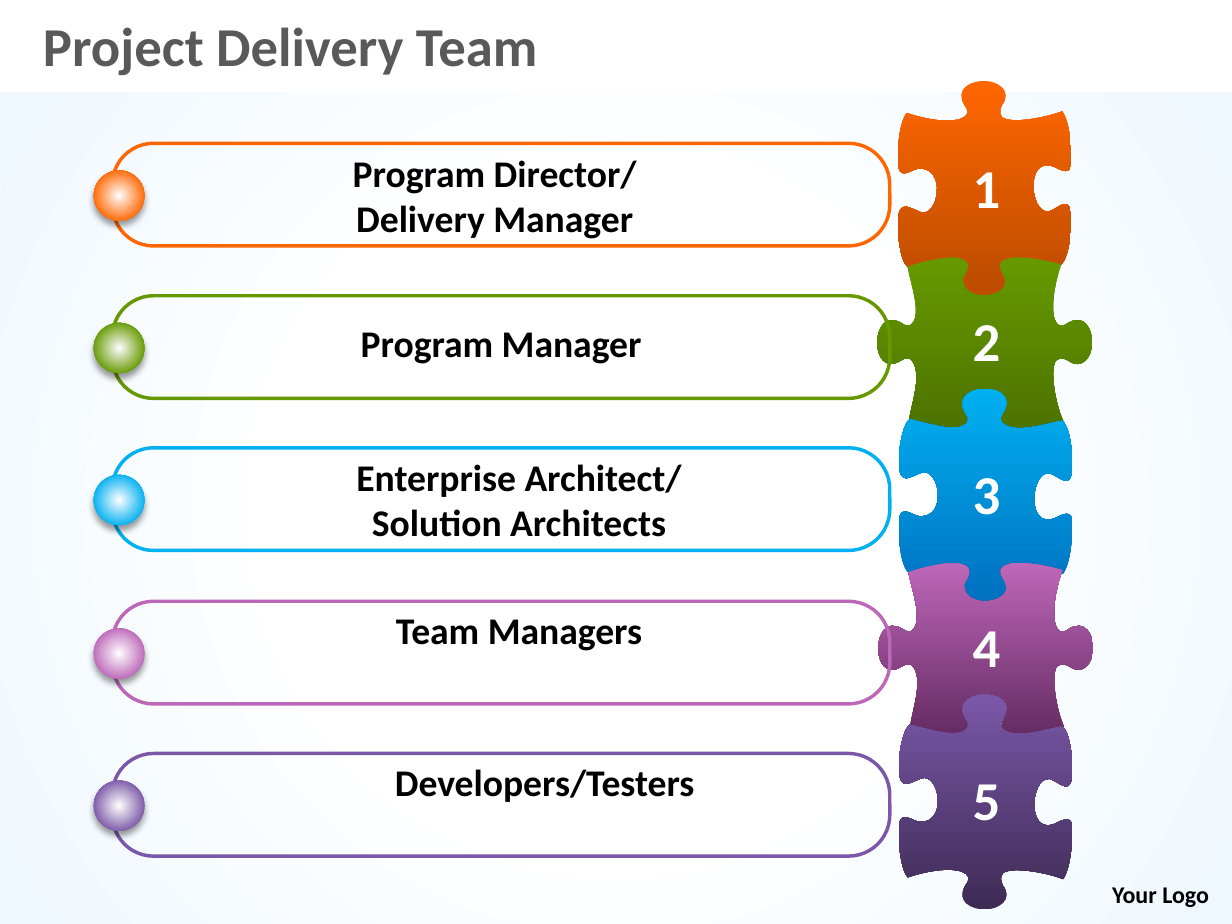
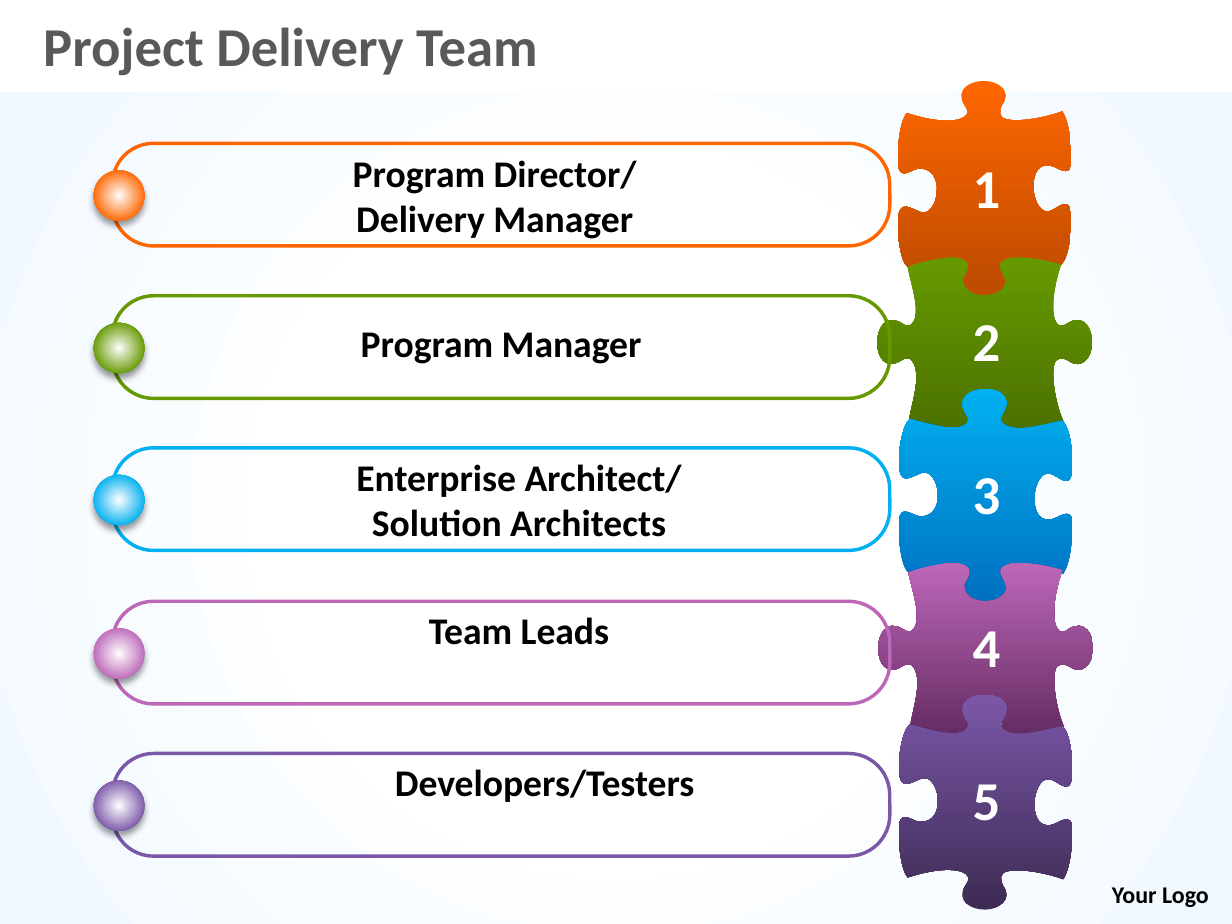
Before and after one commit to karthik5422/Multi_Modal_PDF_Chat, a slide deck: slide 1 of Project Delivery.pptx. Drawn at 1232x924 pixels with LibreOffice and Linux fonts; fonts in the diff are those of the drawing. Boxes give left, top, right and bottom in pixels: in the first picture for what was removed or moved away, otherwise in the second. Text is boxed around its words. In the diff, an @@ line names an element or a change of style, - is before the commit and + after.

```diff
--- a/Project Delivery.pptx
+++ b/Project Delivery.pptx
@@ freeform shape at box(878, 563, 1094, 734): fill gradient #662C63 to #BD67B9 to gradient #652C63 to #BD67B9 @@
@@ rounded rectangle at box(112, 601, 890, 703): outline #FFFFFF 2 pt to #BD67B9 2 pt @@
@@ text at box(429, 617, 609, 645): text changed @@
-Team Managers
+Team Leads
@@ freeform shape at box(898, 695, 1072, 910): fill gradient #3E2C54 to #7B57A8 to gradient #3D2B54 to #7B57A8; rotation 0 to 180 degrees @@
```
Also in this commit, not shown: 3 other slides changed, 2 other files.
